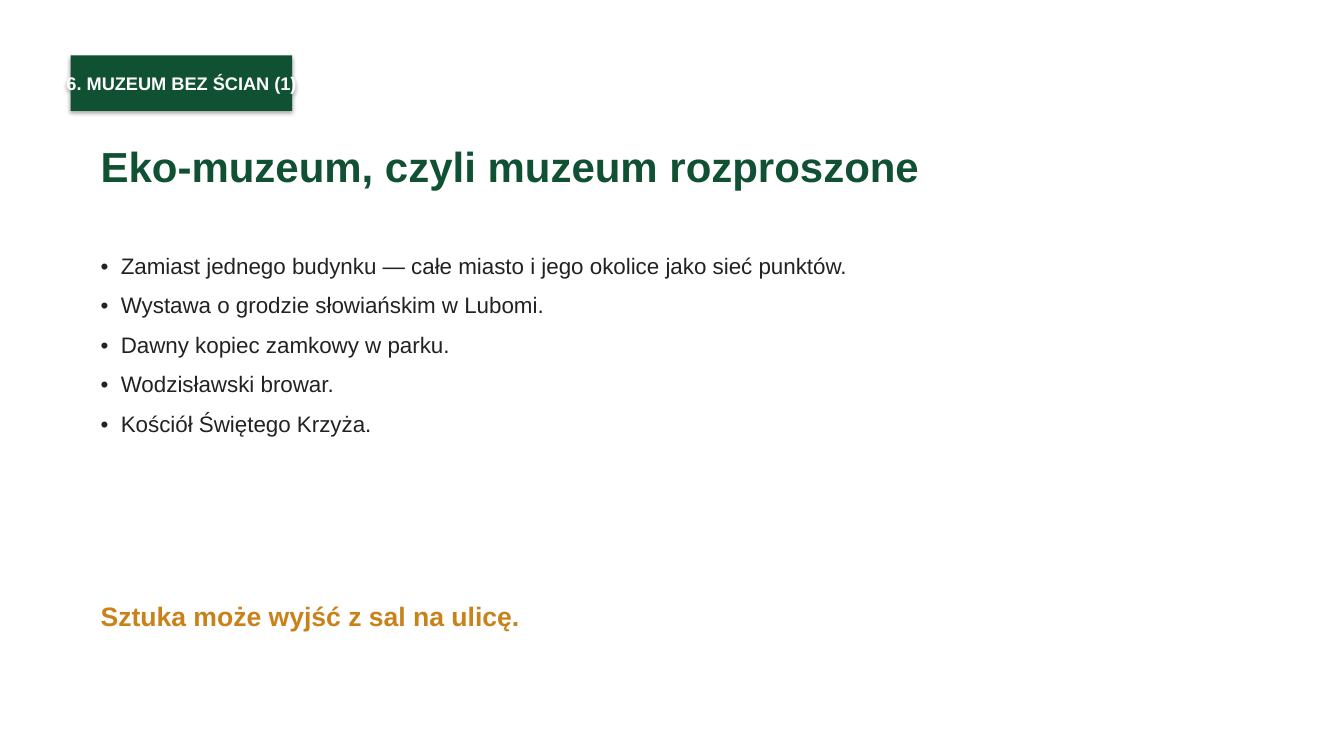
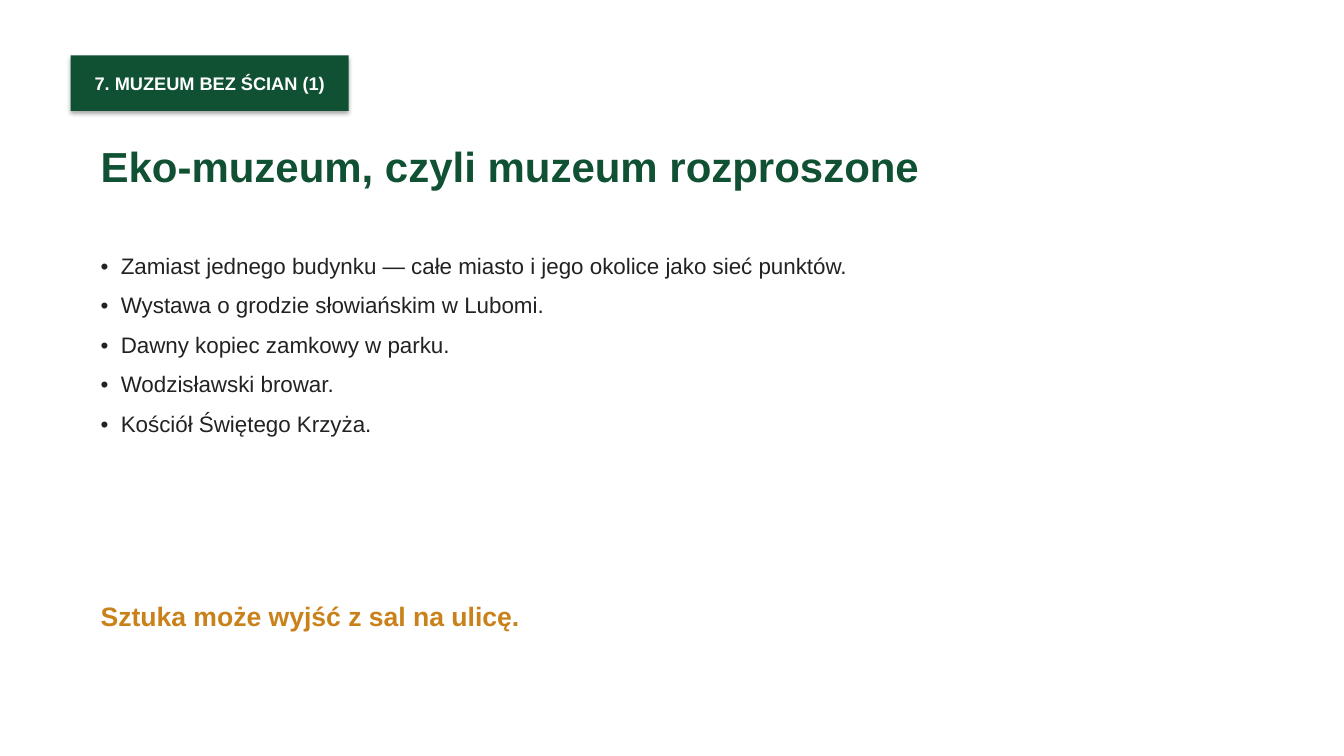
Before and after one commit to mszana-info/mszana, a slide deck: slide 11 of seminarium/prezentacja-muzeum-bez-scian.pptx (slide 10 before the commit). Drawn at 1344x756 pixels with LibreOffice and Linux fonts; fonts in the diff are those of the drawing. Boxes give left, top, right and bottom in pixels: in the first picture for what was removed or moved away, otherwise in the second. Text is boxed around its words. In the diff, an @@ line names an element or a change of style, - is before the commit and + after.

```diff
--- a/seminarium/prezentacja-muzeum-bez-scian.pptx
+++ b/seminarium/prezentacja-muzeum-bez-scian.pptx
@@ rectangle "7. MUZEUM BEZ ŚCIAN (1)": place and size @@
-rectangle "7. MUZEUM BEZ ŚCIAN (1)" at [71, 55, 292, 111]
+rectangle "7. MUZEUM BEZ ŚCIAN (1)" at [71, 55, 349, 111]
@@ text in rectangle at [95, 76, 325, 94]: text changed @@
-6. MUZEUM BEZ ŚCIAN (1)
+7. MUZEUM BEZ ŚCIAN (1)
```
Also in this commit, not shown: 19 other slides changed, 1 slide added, 10 other files.
